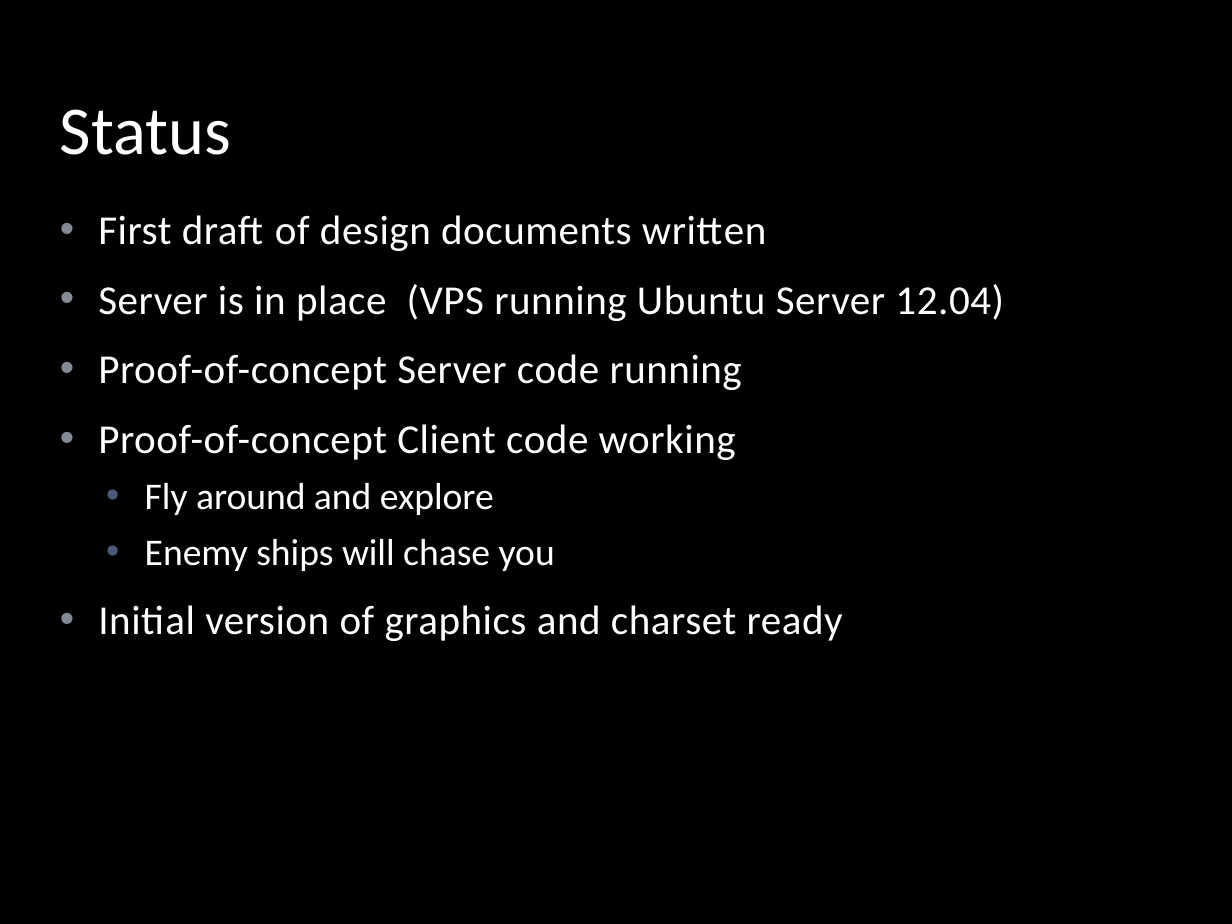
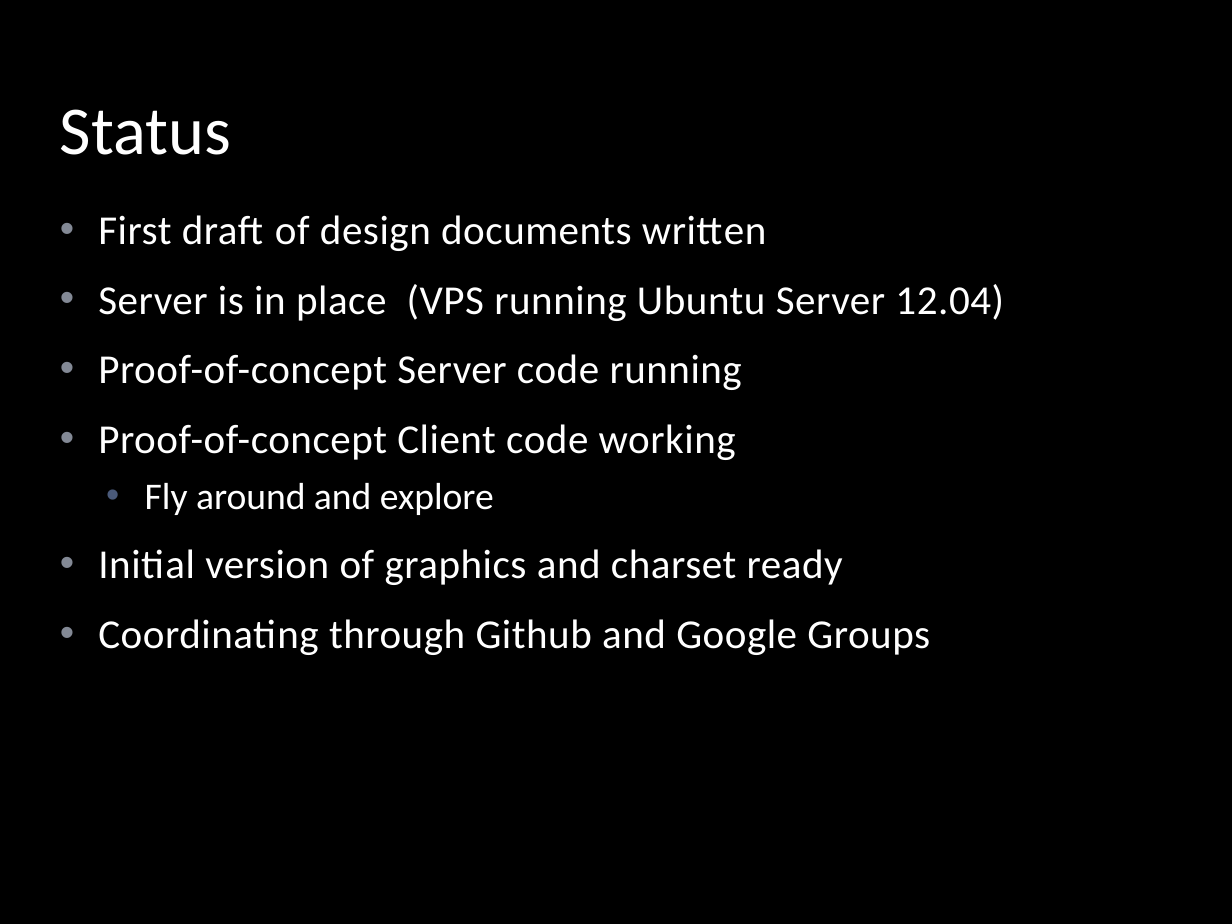
Before and after one commit to LeifBloomquist/Vortex, a slide deck: slide 8 of Docs/Vortex ECCC 2013.pptx. Drawn at 1232x924 pixels with LibreOffice and Linux fonts; fonts in the diff are those of the drawing; background and template pictures are left out. Boxes give left, top, right and bottom in pixels: in the first picture for what was removed or moved away, otherwise in the second. Text is boxed around its words. In the diff, an @@ line names an element or a change of style, - is before the commit and + after.

```diff
--- a/Docs/Vortex ECCC 2013.pptx
+++ b/Docs/Vortex ECCC 2013.pptx
@@ text at (145, 539, 555, 571): paragraph removed @@
-    • Enemy ships will chase you
@@ text at (98, 619, 930, 655): paragraph added @@
+• Coordinating through Github and Google Groups
```
Also in this commit, not shown: 4 other slides changed, 1 slide added, 2 slides removed.
